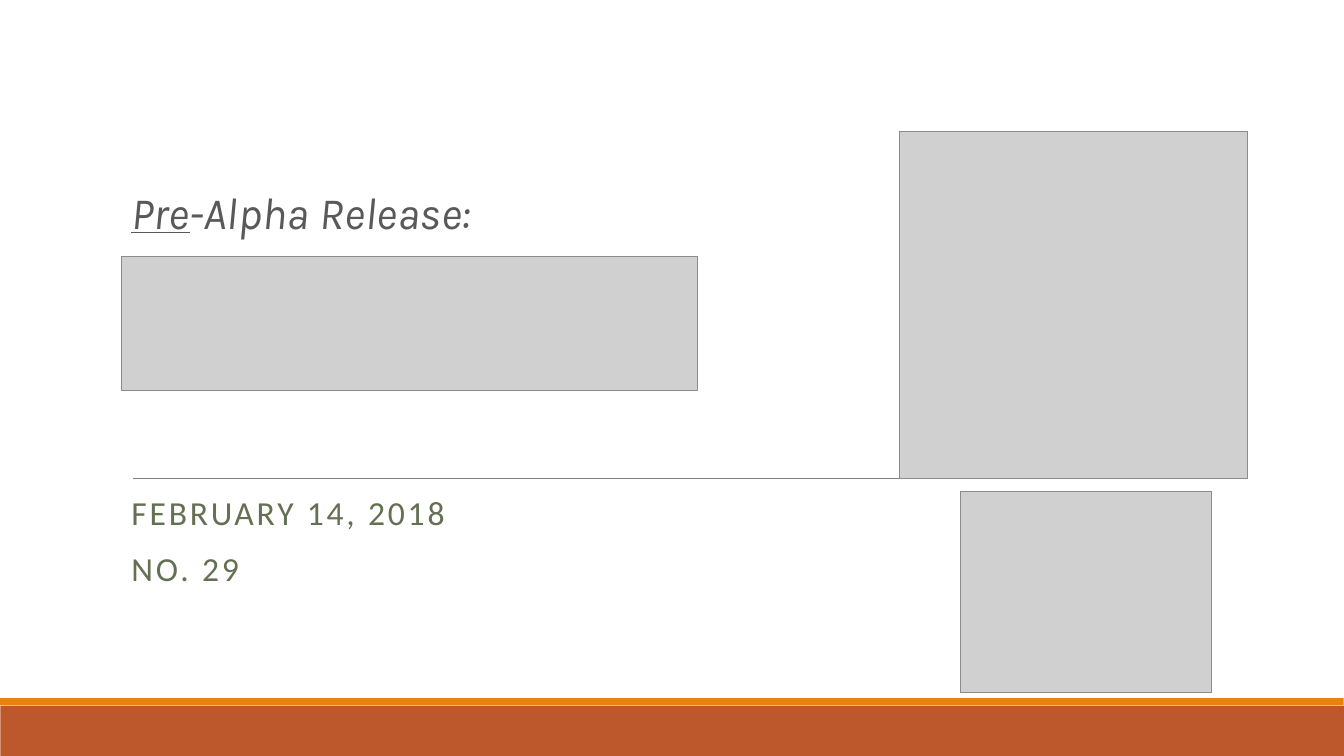
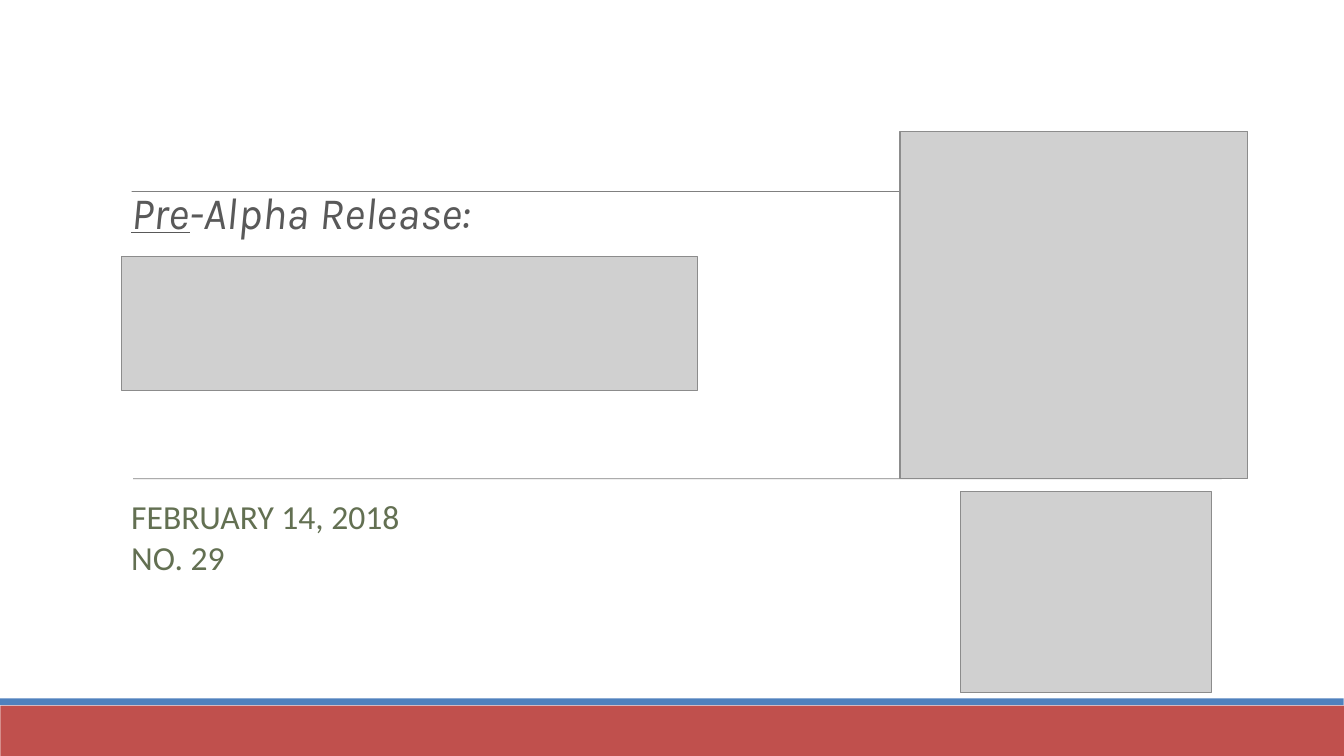
Before and after one commit to Saint-Louis-Full-Stack-Web-Development/presentations, a slide deck: slide 3 of meetup_20180214---FULL_STACK v1.pptx. Drawn at 1344x756 pixels with LibreOffice and Linux fonts; fonts in the diff are those of the drawing; grey boxes stand for pictures. Boxes give left, top, right and bottom in pixels: in the first picture for what was removed or moved away, otherwise in the second. Text is boxed around its words. In the diff, an @@ line names an element or a change of style, - is before the commit and + after.

```diff
--- a/meetup_20180214---FULL_STACK v1.pptx
+++ b/meetup_20180214---FULL_STACK v1.pptx
@@ text "Pre-Alpha Release:" rewrapped from [131,198,471,240] to [131,191,471,240] @@
@@ line added from (132, 192) to (1231, 192), #808080 0.51 pt @@
@@ line (133, 479) - (1222, 479): stroke #808080 0.5 pt to #808080 0.51 pt @@
@@ text "FEBRUARY 14, 2018" at [131,506,399,570]: letter spacing 2 to 0 pt; line spacing 0.9 to 1; less space between paragraphs @@
@@ rectangle at [0,706,1344,756]: fill #BD582C to #C0504D @@
@@ rectangle at [0,699,1344,706]: fill #E48312 to #4F81BD @@
```
Also in this commit, not shown: 21 other slides changed, 3 slides added, 2 slides removed.
